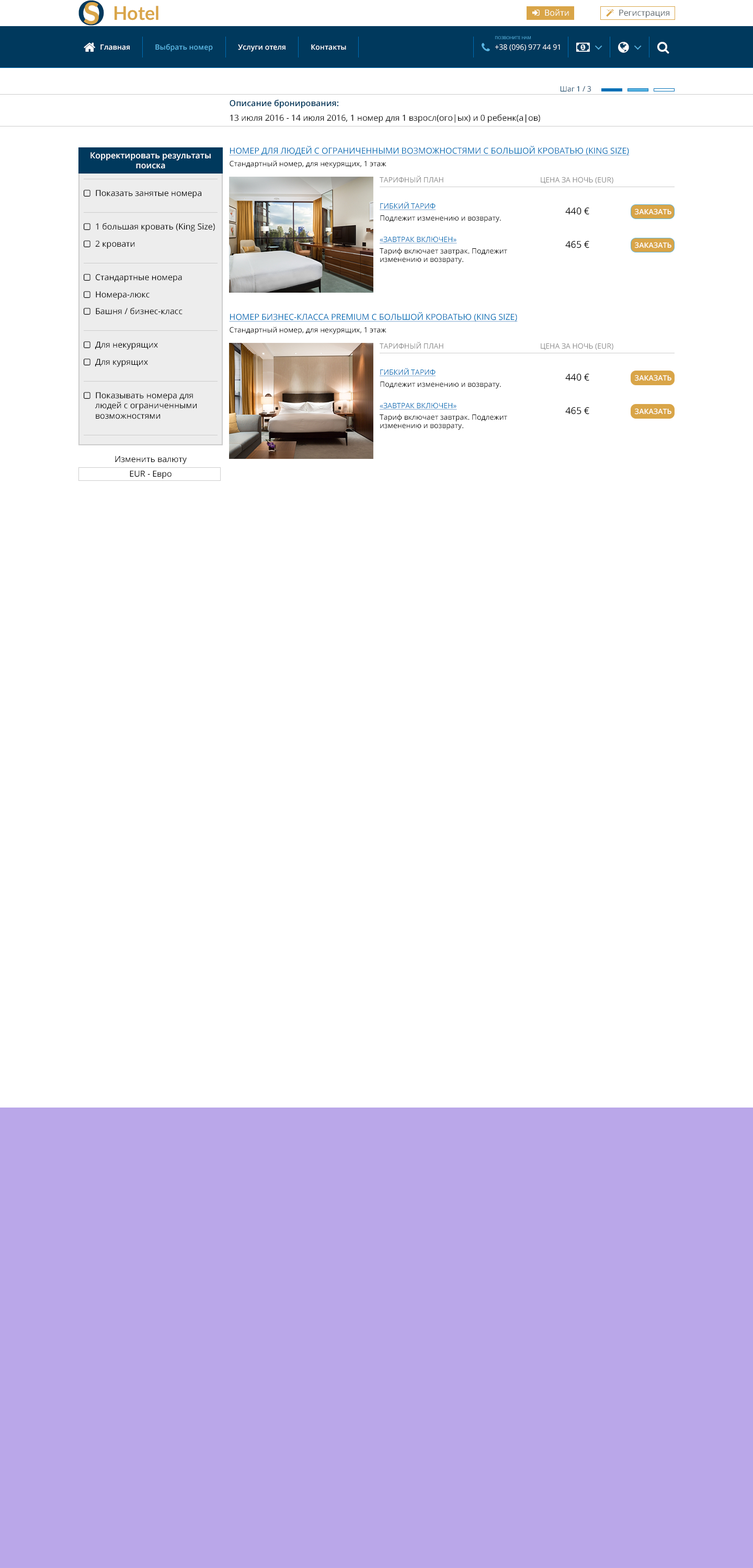
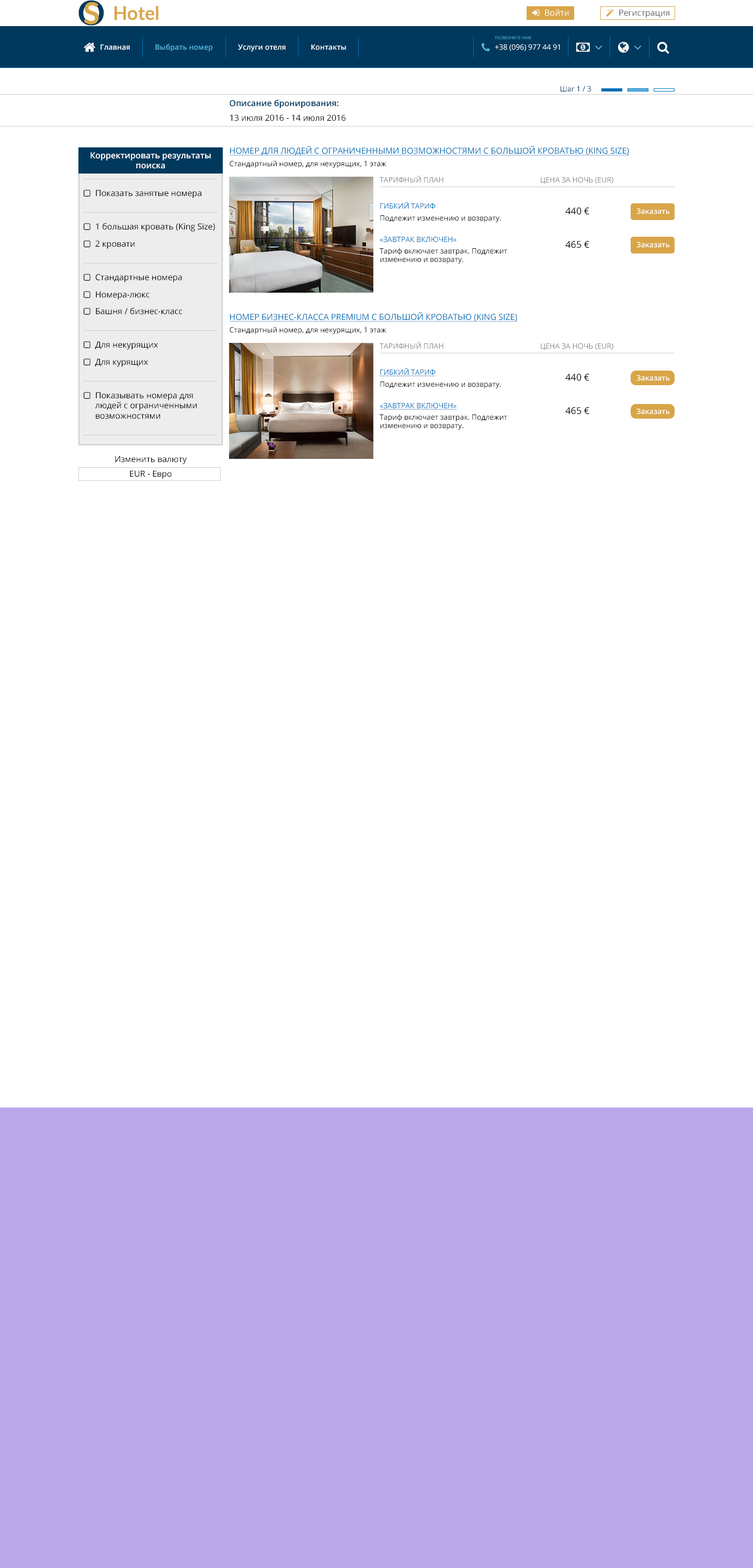
Revision of a layered 753px x 1568px image; what changed, layer by layer:
renamed "Описание бронирования: 13 июля 2016 - 14 июля 2016, 1 номер для" to "Описание бронирования: 13 июля 2016 - 14 июля 2016", painted on it over (345, 113, 540, 123)
painted on "ГИБКИЙ ТАРИФ" (1st of 2, in "bl-1" › "right-p_rooms" › "with_disabilities" › "tarif") over (379, 209, 436, 211)
renamed "ЗАКАЗАТЬ" to "Заказать", painted on it over (634, 208, 672, 215)
renamed "84x28 r10" to "84x32 r5", painted on it over (630, 203, 675, 221)
painted on "«ЗАВТРАК ВКЛЮЧЕН»" (1st of 2, in "bl-1" › "right-p_rooms" › "with_disabilities" › "tarif_br") over (379, 242, 457, 244)
renamed "ЗАКАЗАТЬ" to "Заказать", painted on it over (634, 241, 672, 249)
renamed "84x28 r10" to "84x32 r5", painted on it over (630, 236, 675, 254)
renamed "ЗАКАЗАТЬ" to "Заказать", painted on it over (634, 374, 672, 382)
renamed "ЗАКАЗАТЬ" to "Заказать", painted on it over (634, 408, 672, 415)
